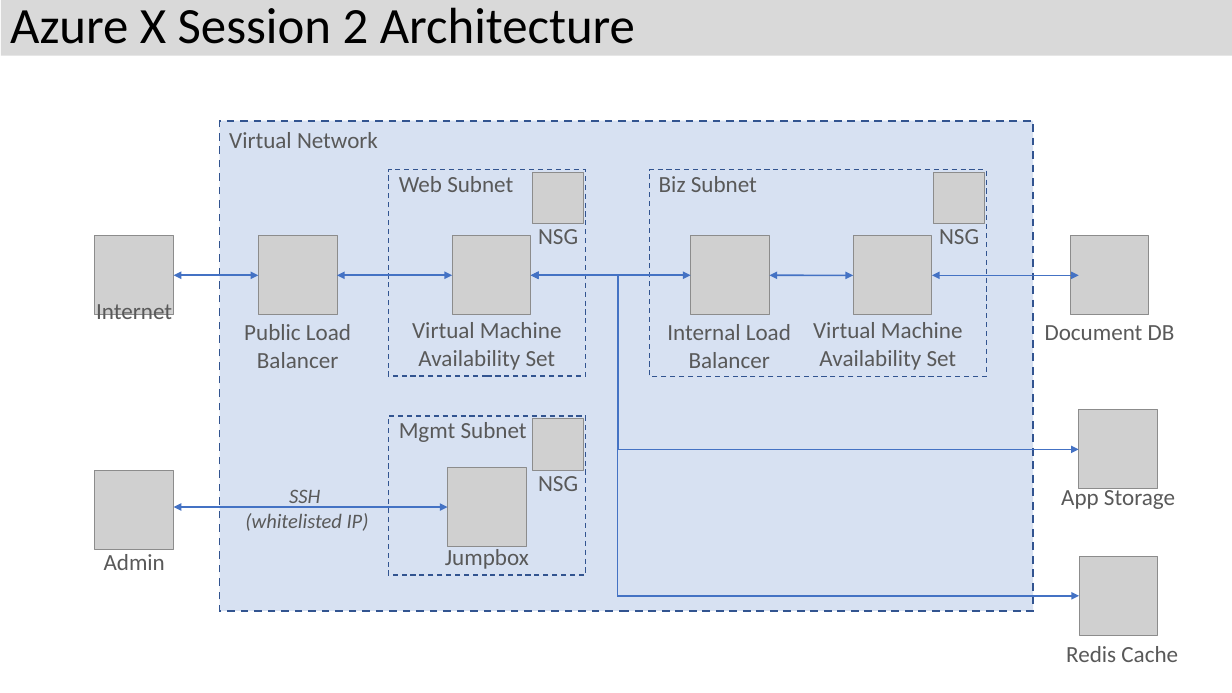
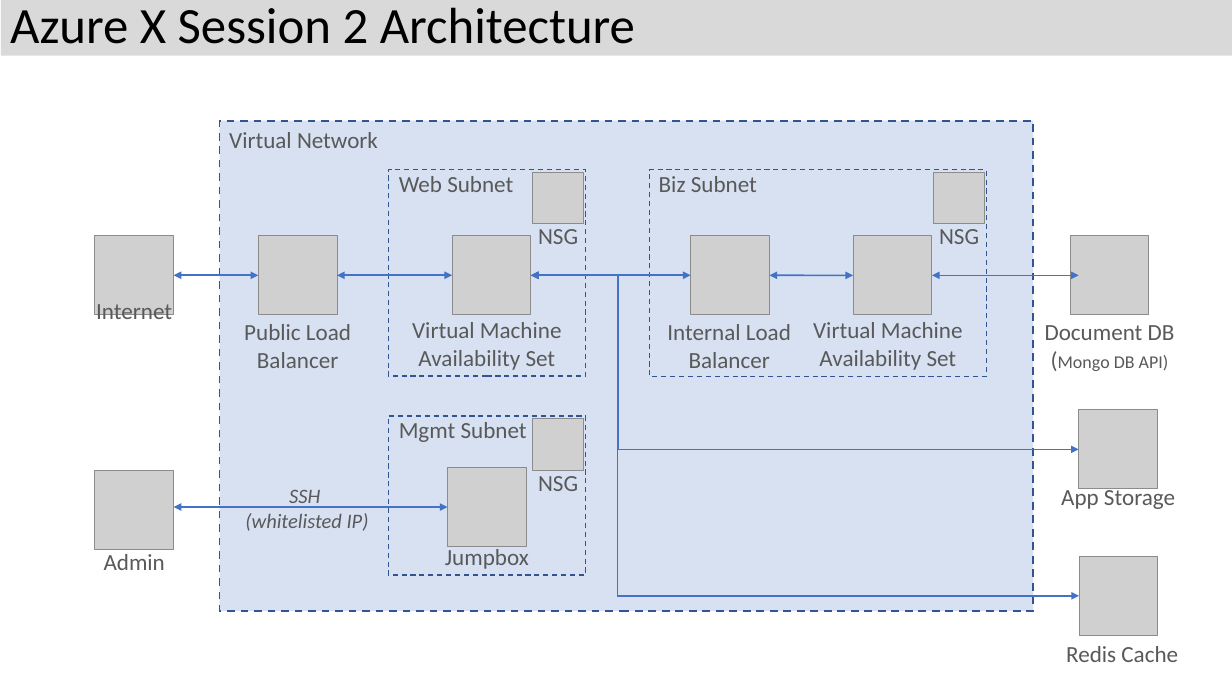
Before and after one commit to Azure/CityPower-Build-Sample, a slide deck: slide 1 of setup/AzureX.pptx. Drawn at 1232x693 pixels with LibreOffice and Linux fonts; fonts in the diff are those of the drawing; grey boxes stand for pictures. Boxes give left, top, right and bottom in pixels: in the first picture for what was removed or moved away, otherwise in the second. Text is boxed around its words. In the diff, an @@ line names an element or a change of style, - is before the commit and + after.

Commit message:
Add CDN to HA resource group.  Updates to reference architectures based on new requirements.

```diff
--- a/setup/AzureX.pptx
+++ b/setup/AzureX.pptx
@@ text at box(1058, 355, 1169, 371): paragraph added @@
+(Mongo DB API)
```
Also in this commit, not shown: 1 other slide changed, 4 other files.
